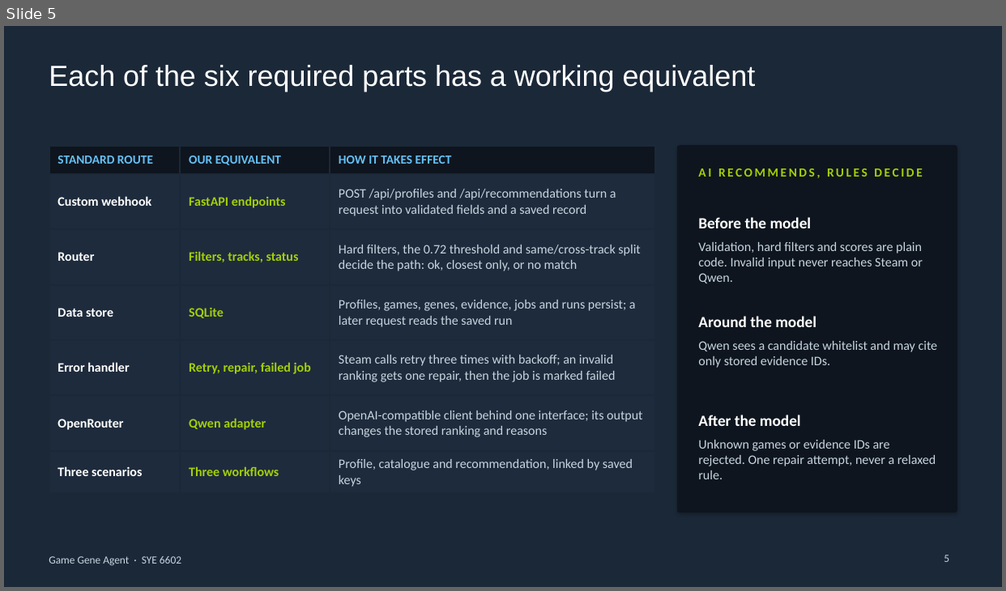
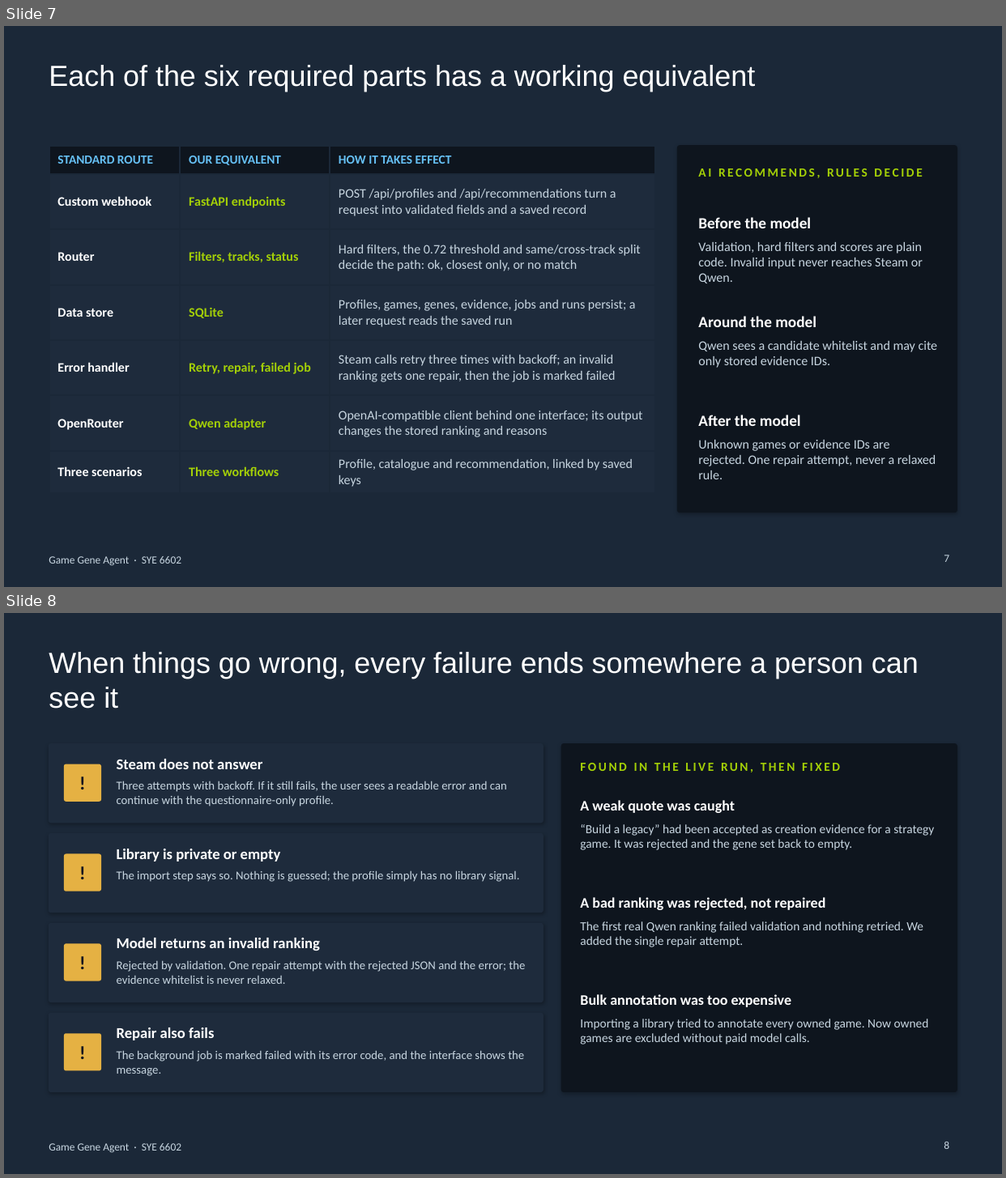
Before and after one commit to baishouxiaosheng/6602, a slide deck: docs/presentation/Game_Gene_Agent_Final_Presentation.pptx. Shown one above the other, each under a label of ours: slide 5 before the commit, slides 7 and 8 after it. The pictures are 1006x591 and 1006x1178 pixels, drawn with LibreOffice and Linux fonts; fonts in the diff are those of the drawing; background and template pictures are left out. Boxes give left, top, right and bottom in pixels: in the first picture for what was removed or moved away, otherwise in the second. Text is boxed around its words. In the diff, an @@ line names an element or a change of style, - is before the commit and + after.

```diff
--- a/docs/presentation/Game_Gene_Agent_Final_Presentation.pptx
+++ b/docs/presentation/Game_Gene_Agent_Final_Presentation.pptx
@@ slide 8 added at box(4, 613, 1002, 1174), background picture (left out); not listed: 1 template element that a slide beside it also shows @@
@@ title added at box(49, 652, 918, 709), 28 pt, text #FFFFFF @@
+When things go wrong, every failure ends somewhere a person can see it
@@ rounded rectangle added at box(49, 744, 543, 823), fill #1E2B3C, outline #1E2B3C 1 pt @@
@@ rounded rectangle added at box(562, 744, 957, 1093), fill #0E151E, outline #0E151E 1 pt @@
@@ rounded rectangle added at box(64, 764, 101, 802), fill #E5B143, 18 pt, text #0E151E, bold @@
+!
@@ text added at box(117, 759, 262, 769), 14.5 pt, text #FFFFFF, bold @@
+Steam does not answer
@@ text added at box(117, 781, 507, 807), 11.5 pt, text #C7D5E0 @@
+Three attempts with backoff. If it still fails, the user sees a readable error and can continue with the questionnaire-only profile.
@@ text added at box(580, 763, 840, 773), 12 pt, text #A4D007, bold @@
+FOUND IN THE LIVE RUN, THEN FIXED
@@ text added at box(580, 800, 735, 813), 14 pt, text #FFFFFF, bold @@
+A weak quote was caught
@@ text added at box(580, 824, 934, 850), 12 pt, text #C7D5E0 @@
+“Build a legacy” had been accepted as creation evidence for a strategy game. It was rejected and the gene set back to empty.
@@ rounded rectangle added at box(49, 834, 543, 913), fill #1E2B3C, outline #1E2B3C 1 pt @@
@@ rounded rectangle added at box(64, 854, 101, 892), fill #E5B143, 18 pt, text #0E151E, bold @@
+!
@@ text added at box(117, 849, 281, 862), 14.5 pt, text #FFFFFF, bold @@
+Library is private or empty
@@ text added at box(117, 871, 520, 882), 11.5 pt, text #C7D5E0 @@
+The import step says so. Nothing is guessed; the profile simply has no library signal.
@@ text added at box(580, 897, 825, 910), 14 pt, text #FFFFFF, bold @@
+A bad ranking was rejected, not repaired
@@ rounded rectangle added at box(49, 924, 543, 1003), fill #1E2B3C, outline #1E2B3C 1 pt @@
@@ text added at box(580, 922, 923, 948), 12 pt, text #C7D5E0 @@
+The first real Qwen ranking failed validation and nothing retried. We added the single repair attempt.
@@ rounded rectangle added at box(64, 944, 101, 982), fill #E5B143, 18 pt, text #0E151E, bold @@
+!
@@ text added at box(117, 938, 320, 951), 14.5 pt, text #FFFFFF, bold @@
+Model returns an invalid ranking
@@ text added at box(117, 960, 525, 984), 11.5 pt, text #C7D5E0 @@
+Rejected by validation. One repair attempt with the rejected JSON and the error; the evidence whitelist is never relaxed.
@@ text added at box(580, 995, 791, 1007), 14 pt, text #FFFFFF, bold @@
+Bulk annotation was too expensive
@@ rounded rectangle added at box(49, 1013, 543, 1093), fill #1E2B3C, outline #1E2B3C 1 pt @@
@@ text added at box(580, 1019, 929, 1045), 12 pt, text #C7D5E0 @@
+Importing a library tried to annotate every owned game. Now owned games are excluded without paid model calls.
@@ rounded rectangle added at box(64, 1033, 101, 1071), fill #E5B143, 18 pt, text #0E151E, bold @@
+!
@@ text added at box(117, 1028, 214, 1041), 14.5 pt, text #FFFFFF, bold @@
+Repair also fails
@@ text added at box(117, 1050, 524, 1076), 11.5 pt, text #C7D5E0 @@
+The background job is marked failed with its error code, and the interface shows the message.
@@ page number added at box(944, 1142, 949, 1149), 10.5 pt, text #C7D5E0 @@
+8
@@ what was slide 5 is now slide 7 @@
@@ page number at box(944, 555, 949, 562): text changed @@
-5
+7
```
Also in this commit, not shown: 3 other slides added, 2 other files.
